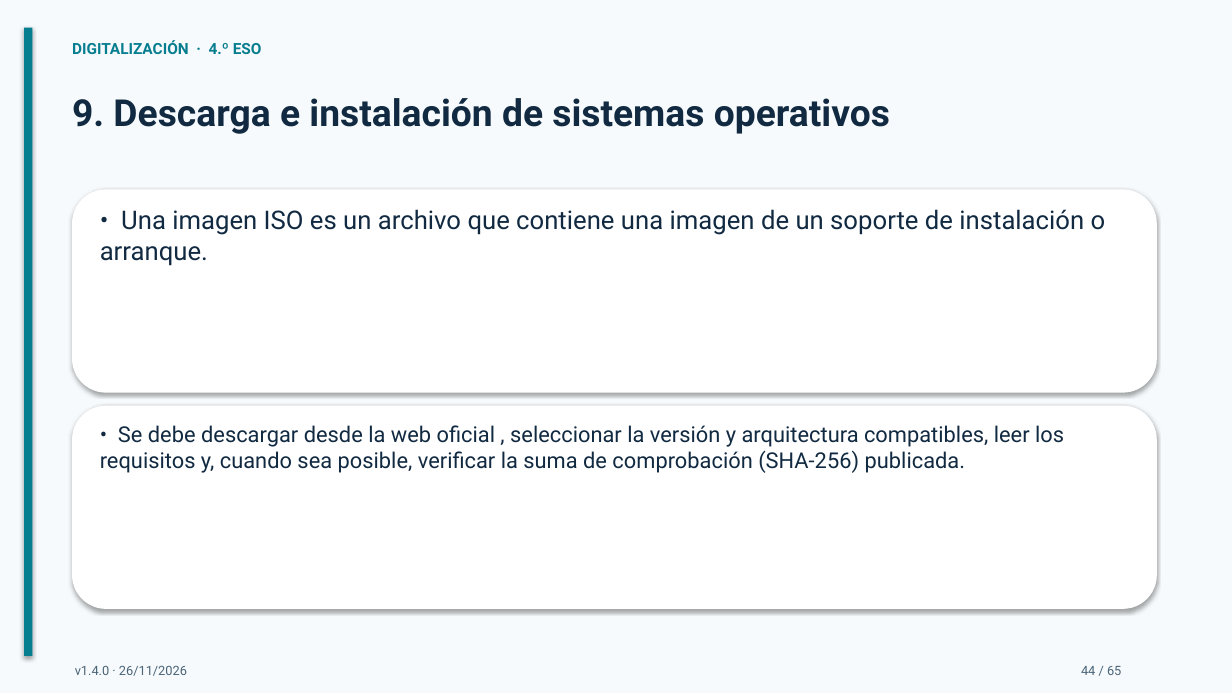
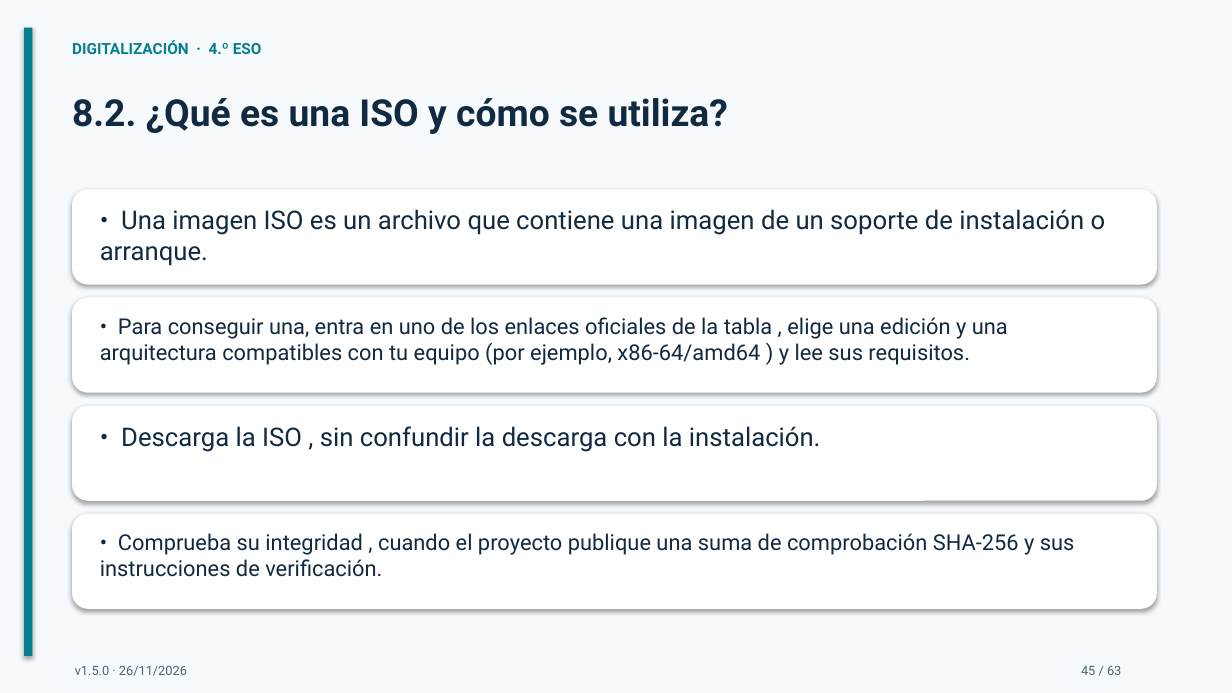
Before and after one commit to bitschips/digitaliza4, a slide deck: slide 45 of temas/tema-02-sistemas-operativos/presentaciones/tema-02-sistemas-operativos.pptx (slide 44 before the commit). Drawn at 1232x693 pixels with LibreOffice and Linux fonts; fonts in the diff are those of the drawing. Boxes give left, top, right and bottom in pixels: in the first picture for what was removed or moved away, otherwise in the second. Text is boxed around its words. In the diff, an @@ line names an element or a change of style, - is before the commit and + after.

```diff
--- a/temas/tema-02-sistemas-operativos/presentaciones/tema-02-sistemas-operativos.pptx
+++ b/temas/tema-02-sistemas-operativos/presentaciones/tema-02-sistemas-operativos.pptx
@@ text at (x1=72, y1=98, x2=728, y2=134): text changed @@
-9. Descarga e instalación de sistemas operativos
+8.2. ¿Qué es una ISO y cómo se utiliza?
@@ rounded rectangle resized from (x1=72, y1=189, x2=1157, y2=393) to (x1=72, y1=189, x2=1157, y2=285) @@
@@ rounded rectangle resized from (x1=72, y1=406, x2=1157, y2=609) to (x1=72, y1=298, x2=1157, y2=393) @@
@@ text at (x1=100, y1=317, x2=1008, y2=365): text changed @@
-• Se debe descargar desde la web oficial , seleccionar la versión y arquitectura compatibles, leer los requisitos y, cuando sea posible, verificar la suma de comprobación (SHA-256) publicada.
+• Para conseguir una, entra en uno de los enlaces oficiales de la tabla , elige una edición y una arquitectura compatibles con tu equipo (por ejemplo, x86-64/amd64 ) y lee sus requisitos.
@@ rounded rectangle added at (x1=72, y1=406, x2=1157, y2=501), fill #FFFFFF @@
@@ text added at (x1=121, y1=426, x2=821, y2=452), 20 pt, text #112A41 @@
+• Descarga la ISO , sin confundir la descarga con la instalación.
@@ rounded rectangle added at (x1=72, y1=514, x2=1157, y2=609), fill #FFFFFF @@
@@ text added at (x1=100, y1=533, x2=1075, y2=577), 17 pt, text #112A41 @@
+• Comprueba su integridad , cuando el proyecto publique una suma de comprobación SHA-256 y sus instrucciones de verificación.
@@ text at (x1=75, y1=666, x2=187, y2=676): text changed @@
-v1.4.0 · 26/11/2026
+v1.5.0 · 26/11/2026
@@ text at (x1=1081, y1=666, x2=1121, y2=675): text changed @@
-44 / 65
+45 / 63
```
Also in this commit, not shown: 62 other slides changed, 2 slides removed, 2 other files.
